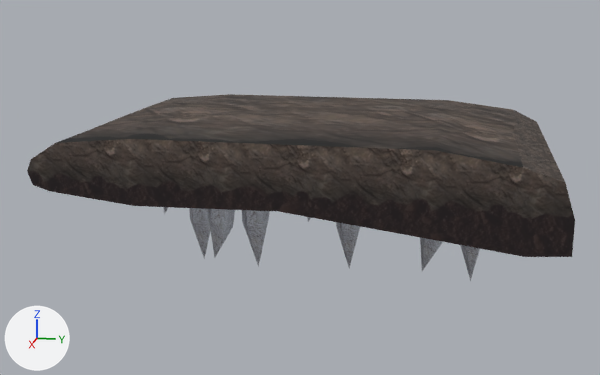
One commit to the FBX model SideScroller/Assets/LampLight_3DAsset_Platform1.FBX: the scene before it, then after it.
Before and after are seen from a 50 mm lens placed at (0.978, 1.627, 0.208), pointed at (0.002, 1.432, -0.036). Lighting does not change. The marker at lower left points along +X, +Y and +Z. Where no turn or scale is listed for an object, it has been applied to the vertices.

In view in the first picture: 'Crystal', 'Crystal011', 'Crystal012', 'Crystal014', 'Crystal015', 'Crystal2', 'platform003'.
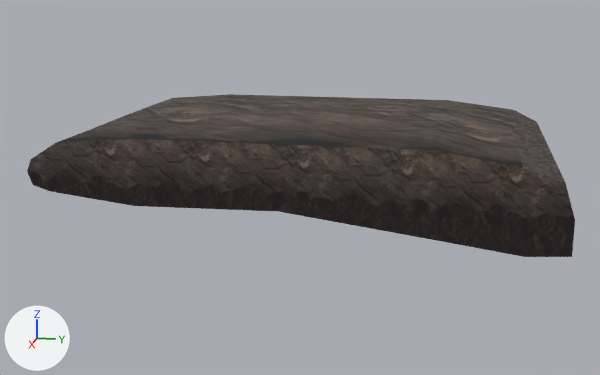
Where the newer file only moved an object's origin or applied its transform, the numbers keep the older frame.

The change, as a diff of the scene's bpy script:
```diff
--- a/SideScroller/Assets/LampLight_3DAsset_Platform1.FBX.py
+++ b/SideScroller/Assets/LampLight_3DAsset_Platform1.FBX.py
@@ ob_crystal @@
-ob_crystal = bpy.data.objects.new('Crystal', me_mesh_002)
-ob_crystal.location = (0.0, 0.0011, -0.0458)
@@ ob_crystal2 @@
-ob_crystal2 = bpy.data.objects.new('Crystal2', me_mesh_001)
-ob_crystal2.location = (0.0, 0.0011, -0.0458)
@@ ob_crystal011 @@
-ob_crystal011 = bpy.data.objects.new('Crystal011', me_mesh_003)
-ob_crystal011.location = (0.0, -0.2375, -0.0458)
@@ ob_crystal015 @@
-ob_crystal015 = bpy.data.objects.new('Crystal015', me_mesh_007)
-ob_crystal015.location = (-0.0945, -0.3318, -0.0458)
@@ ob_crystal014 @@
-ob_crystal014 = bpy.data.objects.new('Crystal014', me_mesh_006)
-ob_crystal014.location = (-0.0945, -0.1442, -0.0458)
@@ ob_crystal012 @@
-ob_crystal012 = bpy.data.objects.new('Crystal012', me_mesh_004)
-ob_crystal012.location = (0.0, -0.2375, -0.0458)
```

Pixel boxes [x1, y1, x2, y2] of what changed, in the pictures (600 x 375 px):
'Crystal012', deleted
    before: [242, 210, 269, 267]
'Crystal011', deleted
    before: [208, 209, 235, 257]
'Crystal015', deleted
    before: [189, 208, 211, 259]
'Crystal014', deleted
    before: [336, 222, 360, 268]
'Crystal2', deleted
    before: [420, 238, 442, 271]
'Crystal', deleted
    before: [461, 245, 480, 281]
